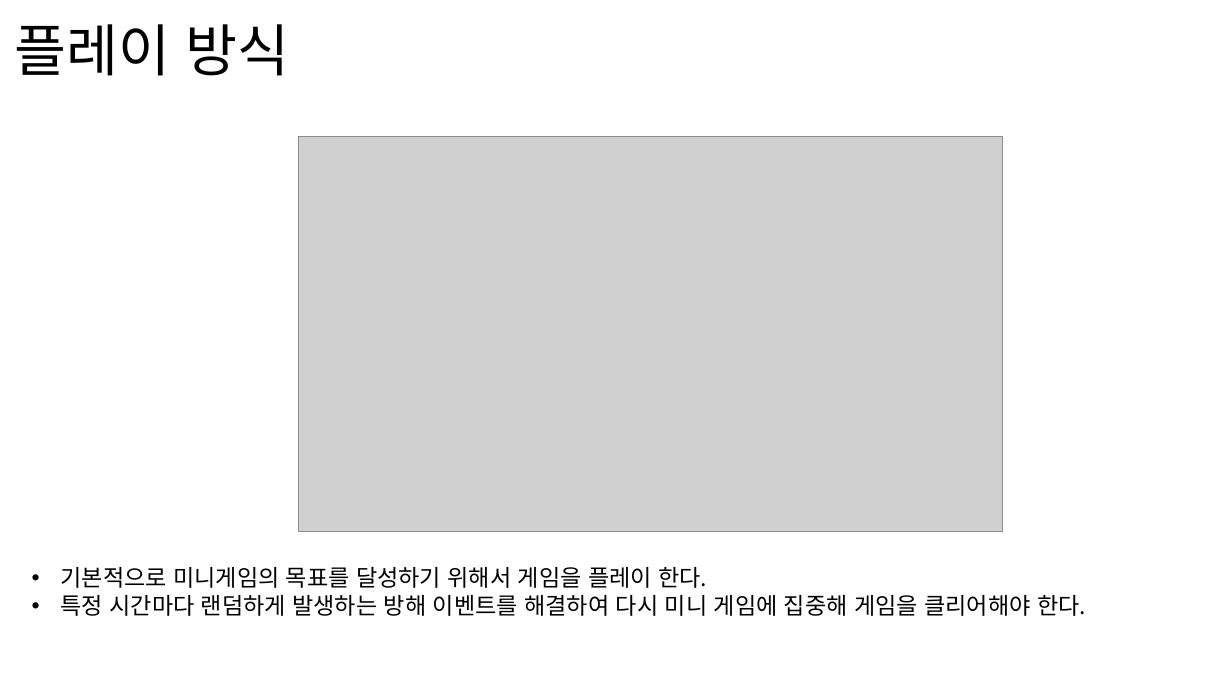
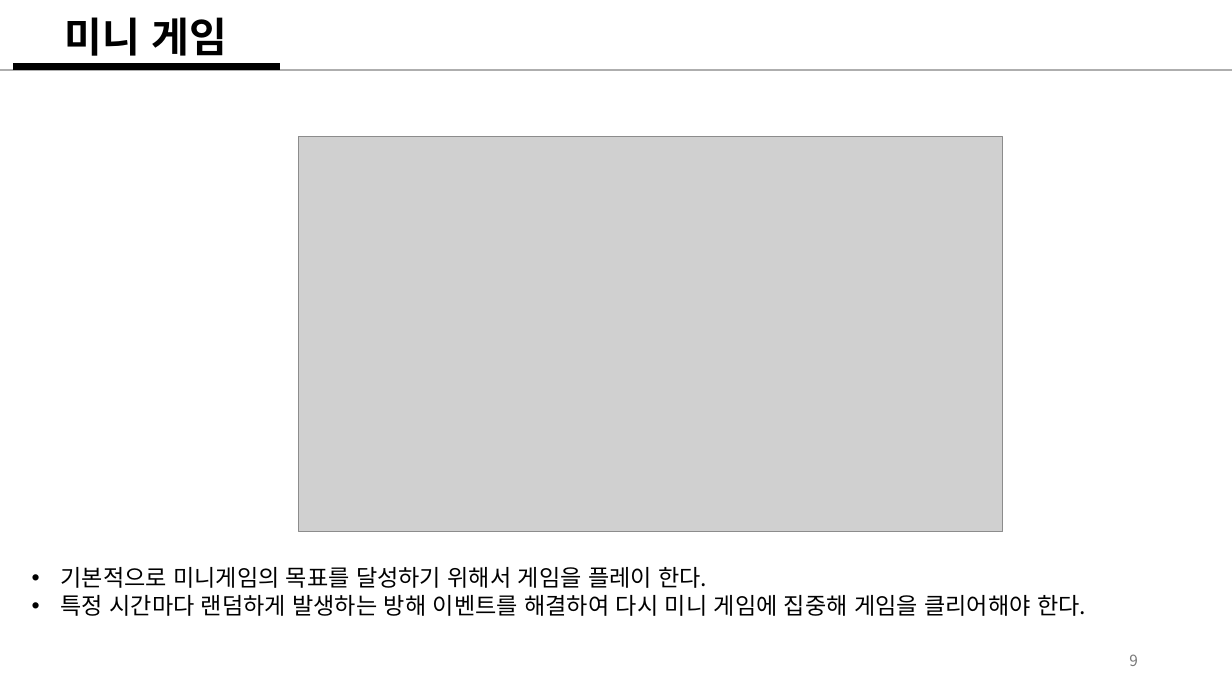
Before and after one commit to weariness00/Mandle_10Minute_Game, a slide deck: slide 9 of document/Please Leave me alone!.pptx (slide 7 before the commit). Drawn at 1232x693 pixels with LibreOffice and Linux fonts; fonts in the diff are those of the drawing; grey boxes stand for pictures. Boxes give left, top, right and bottom in pixels: in the first picture for what was removed or moved away, otherwise in the second. Text is boxed around its words. In the diff, an @@ line names an element or a change of style, - is before the commit and + after.

```diff
--- a/document/Please Leave me alone!.pptx
+++ b/document/Please Leave me alone!.pptx
@@ text removed at (14,24,290,76) @@
-플레이 방식
@@ title added at (65,17,228,56), 32 pt, text #000000, bold @@
+미니 게임
@@ line added from (0, 70) to (1232, 70), #AEAEAE 1.5 pt @@
@@ line added from (13, 67) to (280, 67), #000000 6 pt @@
@@ page number added at (1129,654,1138,666), 12 pt, text #797979 @@
+9
```
Also in this commit, not shown: 17 other slides changed, 2 slides added, 2 slides removed.
